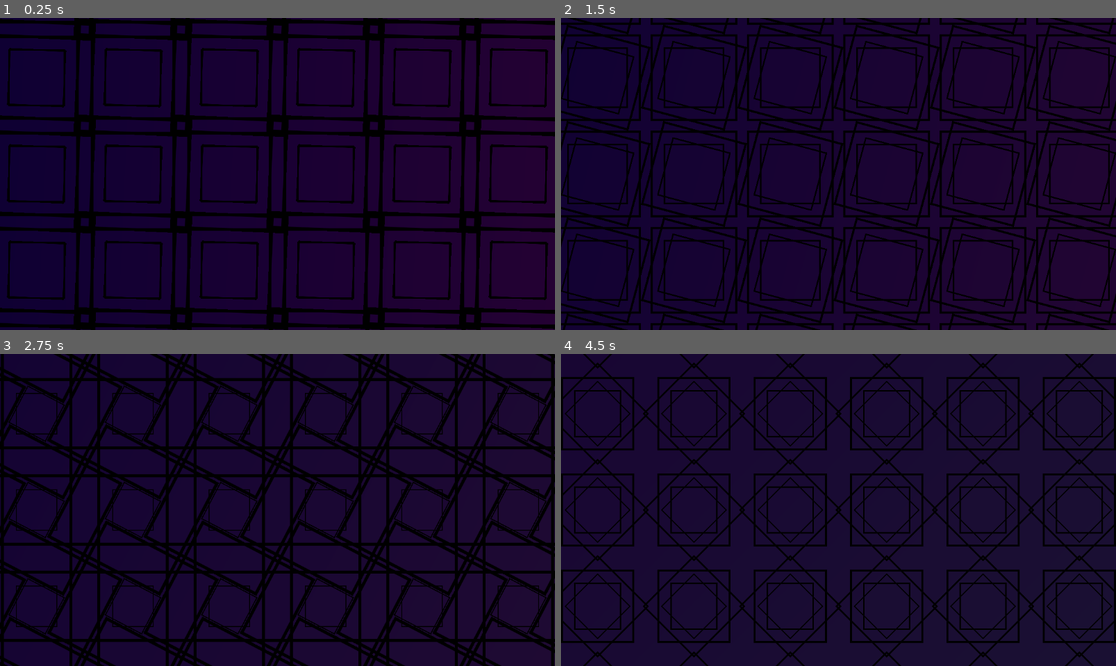
Above: before the commit, frames 1-4 (two rows, left to right).
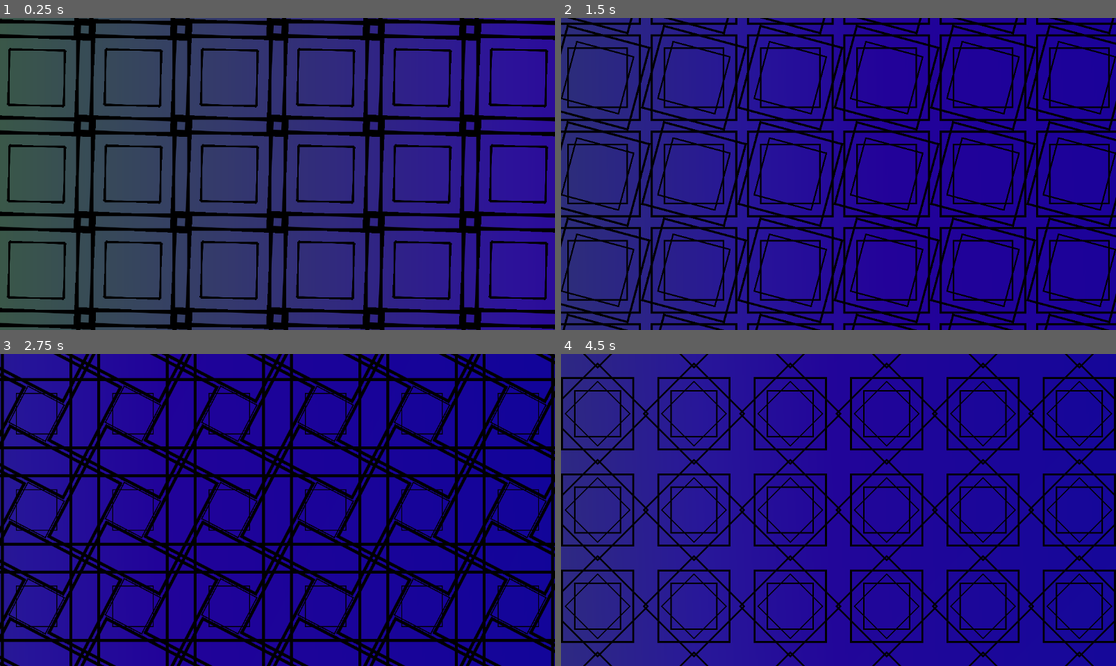
Above: after the commit, the same moments.

Repository: Juju-brz/GDVJ
Game: Godot game, scene res://templates/01_Superpositions_géométriques.tscn
Two runs of this game, one before a commit and one after it. Both use one fixed random seed, a clock stepped at 60 frames per second and the inputs below. The project has no main scene, so this scene is started directly.
Inputs (mouse positions are in pixels of both pictures, inside the frame that each line leads up to):
- Up to frame 1 (0.25 s): no input
- Up to frame 2 (1.5 s): move the mouse to (960, 158) at 0.52 s; move the mouse to (727, 189) at 1.27 s
- Up to frame 3 (2.75 s): move the mouse to (333, 441) at 2.02 s
- Up to frame 4 (4.5 s): move the mouse to (810, 572) at 2.77 s; move the mouse to (1005, 556) at 3.52 s; move the mouse to (672, 463) at 4.27 s

The runs differ from the first frame. In frame 1, 80% of the frame differs, in the area x 0-100%, y 0-100%; in frame 2, 81%; in frame 3, 75%; in frame 4, 88%.

Commit message:
correction GLSL

Diff:
--- a/code_edit.gd
+++ b/code_edit.gd
@@ -3,7 +3,7 @@
 var hide = false
 @onready var code = $CodeEdit
 var shader_path = "res://shaders/shaderEmpty.gdshader"
-@onready var colorRect = get_node("../../ColorRect")  # Remonte de deux niveaux
+@onready var colorRect = get_node("../../ColorRect2")  # Remonte de deux niveaux
 
 func _ready():
 	var button = $Button
--- a/templates/01_Superpositions_géométriques.tscn
+++ b/templates/01_Superpositions_géométriques.tscn
@@ -6,6 +6,7 @@
 [ext_resource type="Texture2D" uid="uid://cxk1yqvdskdin" path="res://geometries/Square.svg" id="3_evy8j"]
 
 [sub_resource type="ShaderMaterial" id="ShaderMaterial_m48li"]
+resource_local_to_scene = true
 shader = ExtResource("2_dlh1b")
 
 [node name="Node2D" instance=ExtResource("1_qwknm")]
@@ -18,12 +19,20 @@
 GRADIENT_ANGLE_SPEED = 10.0
 
 [node name="ColorRect" parent="." index="0"]
-material = SubResource("ShaderMaterial_m48li")
+material = null
 
 [node name="Square" parent="." index="1"]
+z_index = 2
 texture = ExtResource("3_evy8j")
 
-[node name="Control" parent="." index="2"]
+[node name="ColorRect2" type="ColorRect" parent="." index="2"]
+z_index = 1
+material = SubResource("ShaderMaterial_m48li")
+offset_right = 1164.0
+offset_bottom = 674.0
+color = Color(1, 1, 1, 0)
+
+[node name="Control" parent="." index="3"]
 z_index = 5
 
 [node name="CodeEdit" parent="Control" index="1"]
@@ -31,3 +40,9 @@
 offset_top = 40.0
 offset_right = 428.0
 offset_bottom = 562.0
+text = "shader_type canvas_item;
+
+void fragment() {
+    vec3 color = vec3(1.0, 1.0, 1.0);
+    COLOR = vec4(color, 0.3);
+}"
--- a/templates/persianPattern.gdshader
+++ b/templates/persianPattern.gdshader
@@ -10,5 +10,5 @@
 	//float valeur_melangee = mix(uv.x, facteur, 0.5);  // Mélange à 50%
 
 	vec3 col = mix(color3, color2, uv.x + sin(TIME *0.5));
-	COLOR = vec4(col, 1.0);
+	COLOR = vec4(col, 0.5);
 }
